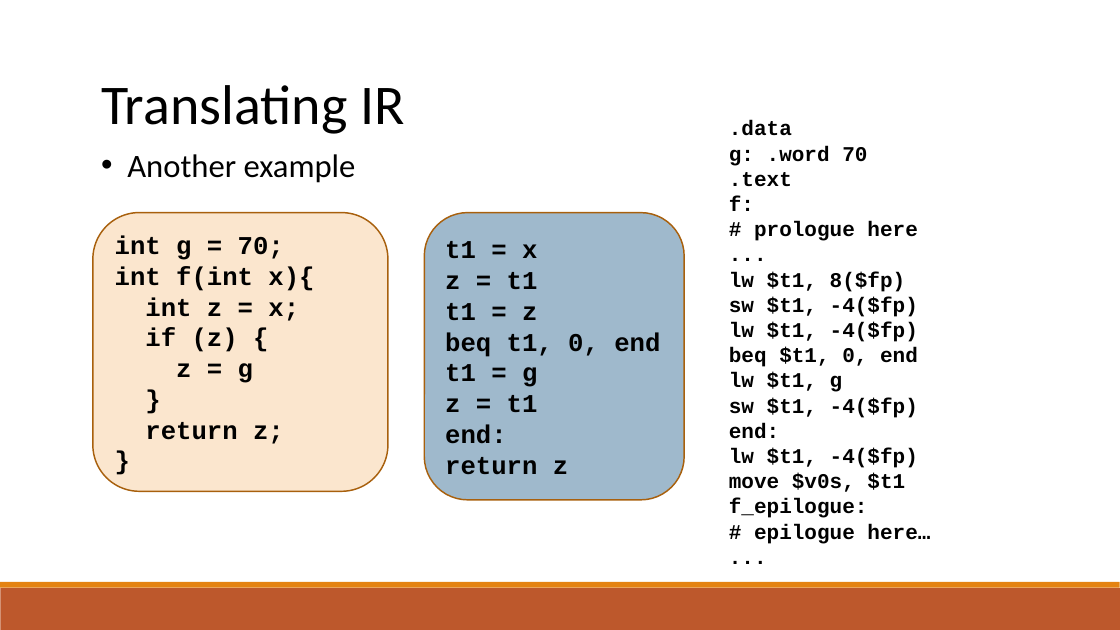
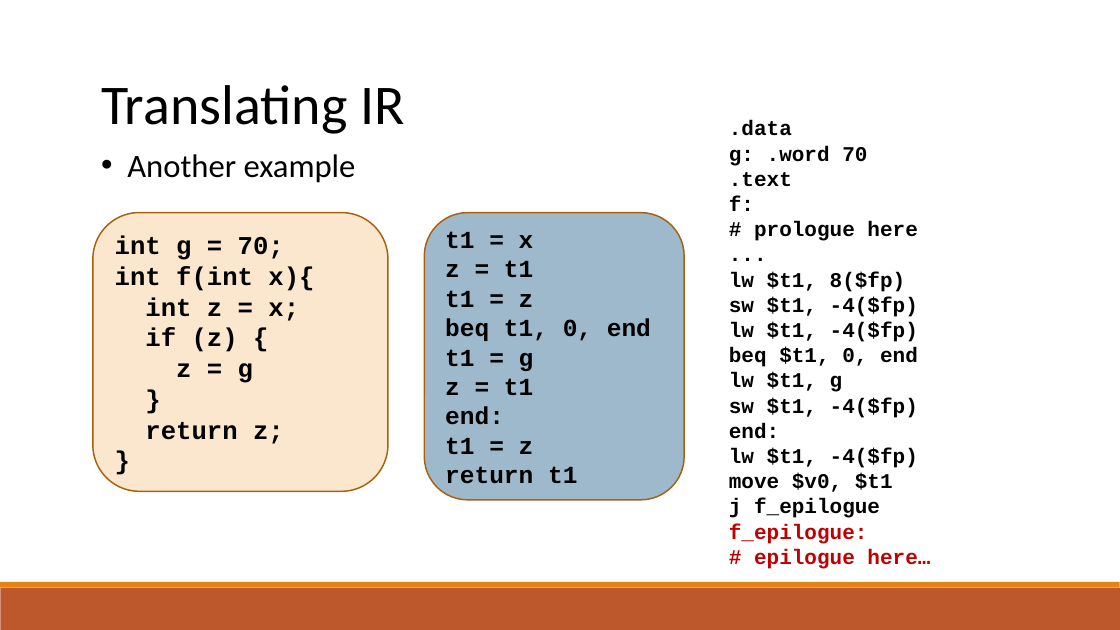
Before and after one commit to raghadzeidan/COMPILATION_TAU_FOR_STUDENTS, a slide deck: slide 56 of new_slides/codegen.pptx (slide 44 before the commit). Drawn at 1120x630 pixels with LibreOffice and Linux fonts; fonts in the diff are those of the drawing. Boxes give left, top, right and bottom in pixels: in the first picture for what was removed or moved away, otherwise in the second. Text is boxed around its words. In the diff, an @@ line names an element or a change of style, - is before the commit and + after.

```diff
--- a/new_slides/codegen.pptx
+++ b/new_slides/codegen.pptx
@@ text at (729,120,930,569): paragraph removed @@
-...
@@ text in rounded rectangle at (445,231,651,425): size 22 to 21 pt in "t1 = x", "z = t1", "t1 = z", "beq t1, 0, end" and 3 more places @@
@@ text in rounded rectangle at (445,437,577,484): text changed; size 22 to 21 pt @@
-return z
+t1 = z
+return t1
@@ text at (729,473,893,518): text changed @@
-move $v0s, $t1
+move $v0, $t1
+j f_epilogue
@@ text at (729,524,930,569): text colour #000000 to #C00000 in "f_epilogue:", "# epilogue here…" @@
```
Also in this commit, not shown: 5 other slides changed, 12 slides added, 1 other file.
